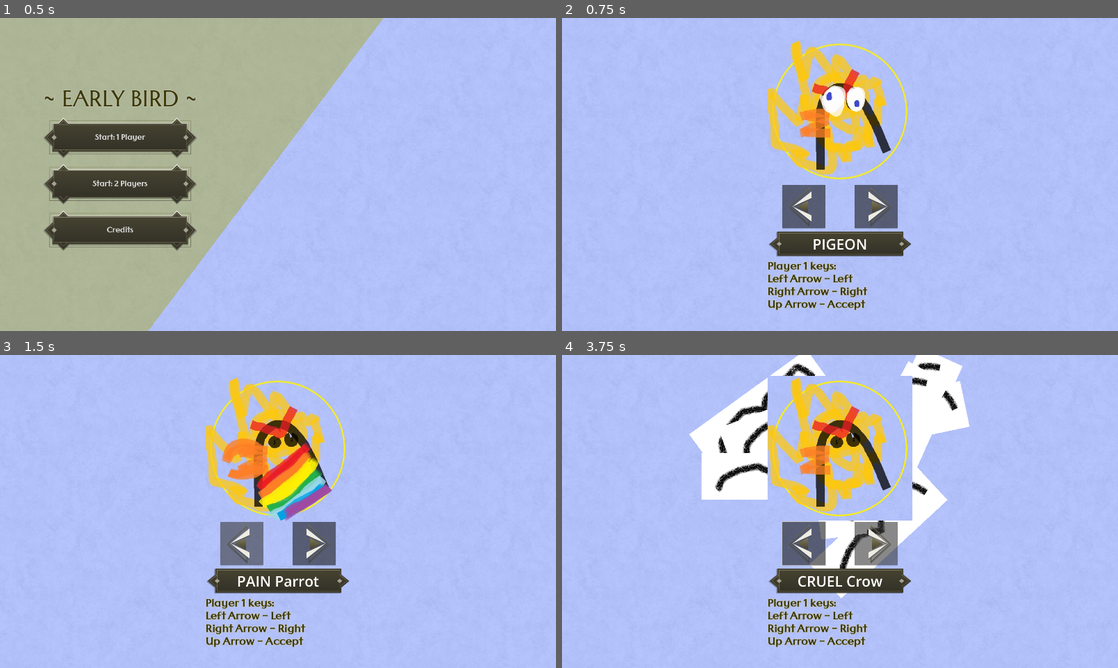
Above: before the commit, frames 1-4 (two rows, left to right).
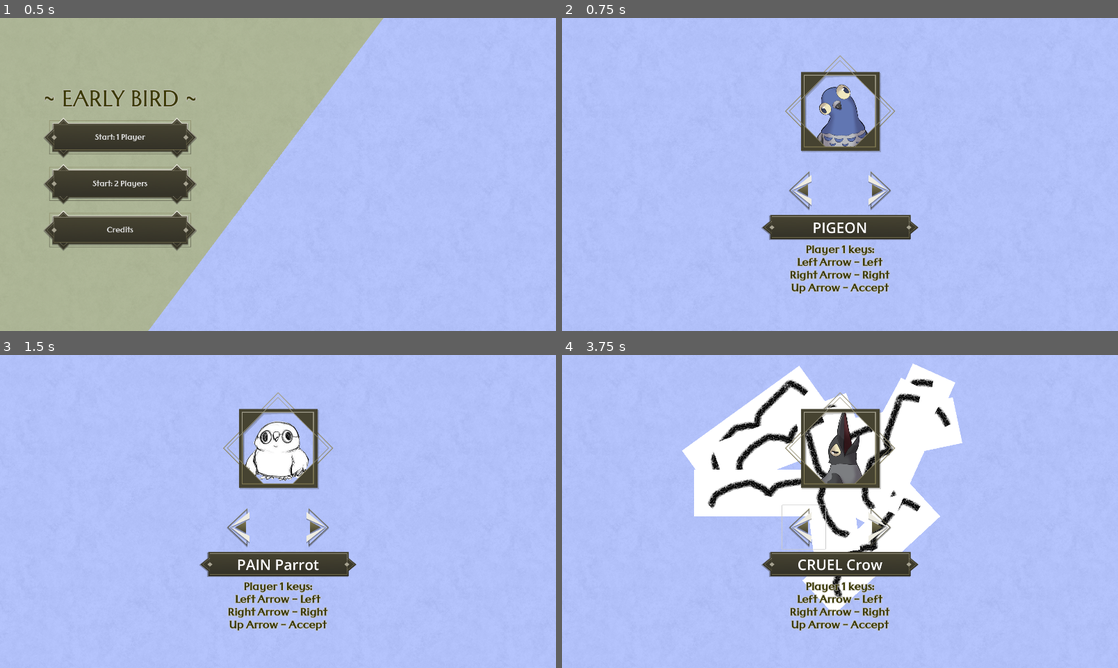
Above: after the commit, the same moments.

Repository: Armag3ddon/igjam2026_2
Game: Godot game, scene res://scenes/Menu.tscn
Same seed, same stepped clock (60 frames per second), same inputs: the game is played once before the commit and once after it.
Inputs (mouse positions are in pixels of both pictures, inside the frame that each line leads up to; where the layout moved, square brackets give the same spot in the first picture):
- Up to frame 1 (0.5 s): no input
- Up to frame 2 (0.75 s): click "Start: 1 Player" at 0.5 s
- Up to frame 3 (1.5 s): click (239, 527) [239, 542] at 1.25 s
- Up to frame 4 (3.75 s): click (878, 527) [878, 542] at 2 s; tap Enter at 2.75 s; hold Right (PlayerOne_Right) 2.78-3.53 s; hold Up (PlayerOne_Accept) 2.78-3.53 s; hold Left (PlayerOne_Left) from 3.53 s (still down); tap W (PlayerTwo_Accept) at 3.6 s

Frame 1 is identical in both runs. In frame 2, 12% of the frame differs, in the area x 35-65%, y 7-94%; in frame 3, 13%; in frame 4, 22%, in the area x 21-74%, y 0-94%.

Commit message:
Add new portrait styles

Diff:
--- a/scenes/PlayerSelection.tscn
+++ b/scenes/PlayerSelection.tscn
@@ -2,11 +2,13 @@
 
 [ext_resource type="Script" uid="uid://cnyic2vdun0sk" path="res://scripts/player_selection.gd" id="1_5iuoi"]
 [ext_resource type="Texture2D" uid="uid://eosp03n8w2e7" path="res://assets/sky_pattern.jpg" id="1_towsm"]
-[ext_resource type="Texture2D" uid="uid://vo5glhoochsb" path="res://assets/portraits/crow_portrait.jpg" id="3_5iuoi"]
 [ext_resource type="Texture2D" uid="uid://qbaa4s2aie3q" path="res://assets/effects/bird_particlepng.png" id="3_pxqpc"]
+[ext_resource type="Texture2D" uid="uid://4ojcwf02ytop" path="res://assets/ui/portrait_crow.png" id="4_4qubk"]
 [ext_resource type="Texture2D" uid="uid://y12fb048aay5" path="res://assets/ui/arrow.png" id="5_51kxy"]
+[ext_resource type="Texture2D" uid="uid://cy38gcuwwb5ti" path="res://assets/ui/character_frame.png" id="5_ety38"]
 [ext_resource type="Texture2D" uid="uid://c1acpyy0y4yrk" path="res://assets/ui/name_box.png" id="5_m1wyh"]
 [ext_resource type="Theme" uid="uid://q5s5iusaxso6" path="res://misc/menu_theme.tres" id="7_j7yu4"]
+[ext_resource type="Texture2D" uid="uid://dqtf0s0kugrc7" path="res://assets/ui/portrait_owl.png" id="9_ocfu5"]
 
 [sub_resource type="StyleBoxTexture" id="StyleBoxTexture_xer75"]
 texture = ExtResource("5_m1wyh")
@@ -48,6 +50,7 @@
 alignment = 1
 
 [node name="FirstPlayerSelector" type="VBoxContainer" parent="PlayerSelectorContainer" unique_id=2083731210]
+custom_minimum_size = Vector2(550, 0)
 layout_mode = 2
 alignment = 1
 
@@ -66,9 +69,40 @@
 angular_velocity_min = 71.29
 angular_velocity_max = 156.83
 
-[node name="Portrait" type="TextureRect" parent="PlayerSelectorContainer/FirstPlayerSelector" unique_id=1344748027]
-layout_mode = 2
-texture = ExtResource("3_5iuoi")
+[node name="Portrait Holder" type="Control" parent="PlayerSelectorContainer/FirstPlayerSelector" unique_id=1622157022]
+custom_minimum_size = Vector2(382, 387)
+layout_mode = 2
+
+[node name="Portrait" type="TextureRect" parent="PlayerSelectorContainer/FirstPlayerSelector/Portrait Holder" unique_id=1344748027]
+custom_maximum_size = Vector2(382, 387)
+layout_mode = 1
+anchors_preset = 7
+anchor_left = 0.5
+anchor_top = 1.0
+anchor_right = 0.5
+anchor_bottom = 1.0
+offset_left = -133.0
+offset_top = -327.5
+offset_right = 249.0
+offset_bottom = 59.5
+grow_horizontal = 2
+grow_vertical = 0
+scale = Vector2(0.7, 0.7)
+texture = ExtResource("4_4qubk")
+
+[node name="Border" type="TextureRect" parent="PlayerSelectorContainer/FirstPlayerSelector/Portrait Holder" unique_id=2079237230]
+layout_mode = 1
+anchors_preset = 7
+anchor_left = 0.5
+anchor_top = 1.0
+anchor_right = 0.5
+anchor_bottom = 1.0
+offset_left = -191.0
+offset_top = -387.0
+offset_right = 191.0
+grow_horizontal = 2
+grow_vertical = 0
+texture = ExtResource("5_ety38")
 
 [node name="Buttons" type="HBoxContainer" parent="PlayerSelectorContainer/FirstPlayerSelector" unique_id=1730572103]
 layout_mode = 2
@@ -78,6 +112,7 @@
 [node name="PlayerOneLeft" type="Button" parent="PlayerSelectorContainer/FirstPlayerSelector/Buttons" unique_id=1527381424]
 custom_minimum_size = Vector2(150, 150)
 layout_mode = 2
+flat = true
 
 [node name="TextureRect" type="TextureRect" parent="PlayerSelectorContainer/FirstPlayerSelector/Buttons/PlayerOneLeft" unique_id=2129982486]
 layout_mode = 1
@@ -98,6 +133,7 @@
 [node name="PlayerOneRight" type="Button" parent="PlayerSelectorContainer/FirstPlayerSelector/Buttons" unique_id=774351829]
 custom_minimum_size = Vector2(150, 150)
 layout_mode = 2
+flat = true
 
 [node name="TextureRect" type="TextureRect" parent="PlayerSelectorContainer/FirstPlayerSelector/Buttons/PlayerOneRight" unique_id=1292060297]
 layout_mode = 1
@@ -133,8 +169,10 @@
 Right Arrow - Right
 Up Arrow - Accept[/b]"
 fit_content = true
+horizontal_alignment = 1
 
 [node name="SecondPlayerSelector" type="VBoxContainer" parent="PlayerSelectorContainer" unique_id=993088200]
+custom_minimum_size = Vector2(550, 0)
 layout_mode = 2
 alignment = 1
 
@@ -153,9 +191,40 @@
 angular_velocity_min = 71.29
 angular_velocity_max = 156.83
 
-[node name="Portrait" type="TextureRect" parent="PlayerSelectorContainer/SecondPlayerSelector" unique_id=1434549895]
-layout_mode = 2
-texture = ExtResource("3_5iuoi")
+[node name="Portrait Holder" type="Control" parent="PlayerSelectorContainer/SecondPlayerSelector" unique_id=1776962735]
+custom_minimum_size = Vector2(382, 387)
+layout_mode = 2
+
+[node name="Portrait" type="TextureRect" parent="PlayerSelectorContainer/SecondPlayerSelector/Portrait Holder" unique_id=1153523121]
+custom_maximum_size = Vector2(382, 387)
+layout_mode = 1
+anchors_preset = 7
+anchor_left = 0.5
+anchor_top = 1.0
+anchor_right = 0.5
+anchor_bottom = 1.0
+offset_left = -133.0
+offset_top = -327.5
+offset_right = 249.0
+offset_bottom = 59.5
+grow_horizontal = 2
+grow_vertical = 0
+scale = Vector2(0.7, 0.7)
+texture = ExtResource("9_ocfu5")
+
+[node name="Border" type="TextureRect" parent="PlayerSelectorContainer/SecondPlayerSelector/Portrait Holder" unique_id=1828049714]
+layout_mode = 1
+anchors_preset = 7
+anchor_left = 0.5
+anchor_top = 1.0
+anchor_right = 0.5
+anchor_bottom = 1.0
+offset_left = -191.0
+offset_top = -387.0
+offset_right = 191.0
+grow_horizontal = 2
+grow_vertical = 0
+texture = ExtResource("5_ety38")
 
 [node name="Buttons" type="HBoxContainer" parent="PlayerSelectorContainer/SecondPlayerSelector" unique_id=675562770]
 layout_mode = 2
@@ -165,6 +234,7 @@
 [node name="PlayerTwoLeft" type="Button" parent="PlayerSelectorContainer/SecondPlayerSelector/Buttons" unique_id=926039573]
 custom_minimum_size = Vector2(150, 150)
 layout_mode = 2
+flat = true
 
 [node name="TextureRect" type="TextureRect" parent="PlayerSelectorContainer/SecondPlayerSelector/Buttons/PlayerTwoLeft" unique_id=2131065350]
 layout_mode = 1
@@ -185,6 +255,7 @@
 [node name="PlayerTwoRight" type="Button" parent="PlayerSelectorContainer/SecondPlayerSelector/Buttons" unique_id=514101750]
 custom_minimum_size = Vector2(150, 150)
 layout_mode = 2
+flat = true
 
 [node name="TextureRect" type="TextureRect" parent="PlayerSelectorContainer/SecondPlayerSelector/Buttons/PlayerTwoRight" unique_id=1479990156]
 layout_mode = 1
@@ -214,15 +285,17 @@
 [node name="KeyHint" type="RichTextLabel" parent="PlayerSelectorContainer/SecondPlayerSelector" unique_id=881643101]
 layout_mode = 2
 theme = ExtResource("7_j7yu4")
-text = "Player 2 keys:
+bbcode_enabled = true
+text = "[b]Player 2 keys:
 A - Left
 D - Right
-W - Accept"
+W - Accept[/b]"
 fit_content = true
+horizontal_alignment = 1
 
 [connection signal="pressed" from="PlayerSelectorContainer/FirstPlayerSelector/Buttons/PlayerOneLeft" to="." method="_on_player_one_left_pressed"]
 [connection signal="pressed" from="PlayerSelectorContainer/FirstPlayerSelector/Buttons/PlayerOneRight" to="." method="_on_player_one_right_pressed"]
+[connection signal="pressed" from="PlayerSelectorContainer/SecondPlayerSelector/Buttons/PlayerTwoLeft" to="." method="_on_player_two_left_pressed"]
 [connection signal="pressed" from="PlayerSelectorContainer/SecondPlayerSelector/Buttons/PlayerTwoLeft" to="." method="_on_player_one_left_pressed"]
-[connection signal="pressed" from="PlayerSelectorContainer/SecondPlayerSelector/Buttons/PlayerTwoLeft" to="." method="_on_player_two_left_pressed"]
+[connection signal="pressed" from="PlayerSelectorContainer/SecondPlayerSelector/Buttons/PlayerTwoRight" to="." method="_on_player_one_right_pressed"]
 [connection signal="pressed" from="PlayerSelectorContainer/SecondPlayerSelector/Buttons/PlayerTwoRight" to="." method="_on_player_two_right_pressed"]
-[connection signal="pressed" from="PlayerSelectorContainer/SecondPlayerSelector/Buttons/PlayerTwoRight" to="." method="_on_player_one_right_pressed"]
--- a/scripts/global.gd
+++ b/scripts/global.gd
@@ -43,15 +43,15 @@
 
 func getBirdPortrait(bird: int) -> String:
 	if bird == BIRDS.CROW:
-		return "res://assets/portraits/crow_portrait.jpg"
+		return "res://assets/portraits/portrait_crow.png"
 	if bird == BIRDS.GOOSE:
-		return "res://assets/portraits/goose_portrait.jpg"
+		return "res://assets/portraits/portrait_goose.png"
 	if bird == BIRDS.OWL:
-		return "res://assets/portraits/owl_portrait.jpg"
+		return "res://assets/portraits/portrait_owl.png"
 	if bird == BIRDS.PARROT:
-		return "res://assets/portraits/parrot_portrait.jpg"
+		return "res://assets/portraits/portrait_parrot.png"
 	if bird == BIRDS.PIGEON:
-		return "res://assets/portraits/pigeon_portrait.jpg"
+		return "res://assets/portraits/portrait_pigeon.png"
 	return ""
 
 func getBirdNames(bird: int) -> String:
--- a/scripts/player_selection.gd
+++ b/scripts/player_selection.gd
@@ -2,14 +2,14 @@
 
 var player_one_selection: int
 var player_one_done: bool = false
-@onready var player_one_portrait: TextureRect = $PlayerSelectorContainer/FirstPlayerSelector/Portrait
+@onready var player_one_portrait: TextureRect = $"PlayerSelectorContainer/FirstPlayerSelector/Portrait Holder/Portrait"
 @onready var player_one_name: Label = $PlayerSelectorContainer/FirstPlayerSelector/PanelContainer/Birdname
 @onready var player_one_emitter: CPUParticles2D = $PlayerSelectorContainer/FirstPlayerSelector/FirstPlayerEmitter
 
 var player_two_selection: int
 var player_two_done: bool = false
 @onready var player_two: VBoxContainer = $PlayerSelectorContainer/SecondPlayerSelector
-@onready var player_two_portrait: TextureRect = $PlayerSelectorContainer/SecondPlayerSelector/Portrait
+@onready var player_two_portrait: TextureRect = $"PlayerSelectorContainer/SecondPlayerSelector/Portrait Holder/Portrait"
 @onready var player_two_name: Label = $PlayerSelectorContainer/SecondPlayerSelector/PanelContainer/Birdname
 @onready var player_two_emitter: CPUParticles2D = $PlayerSelectorContainer/SecondPlayerSelector/SecondPlayerEmitter
 
